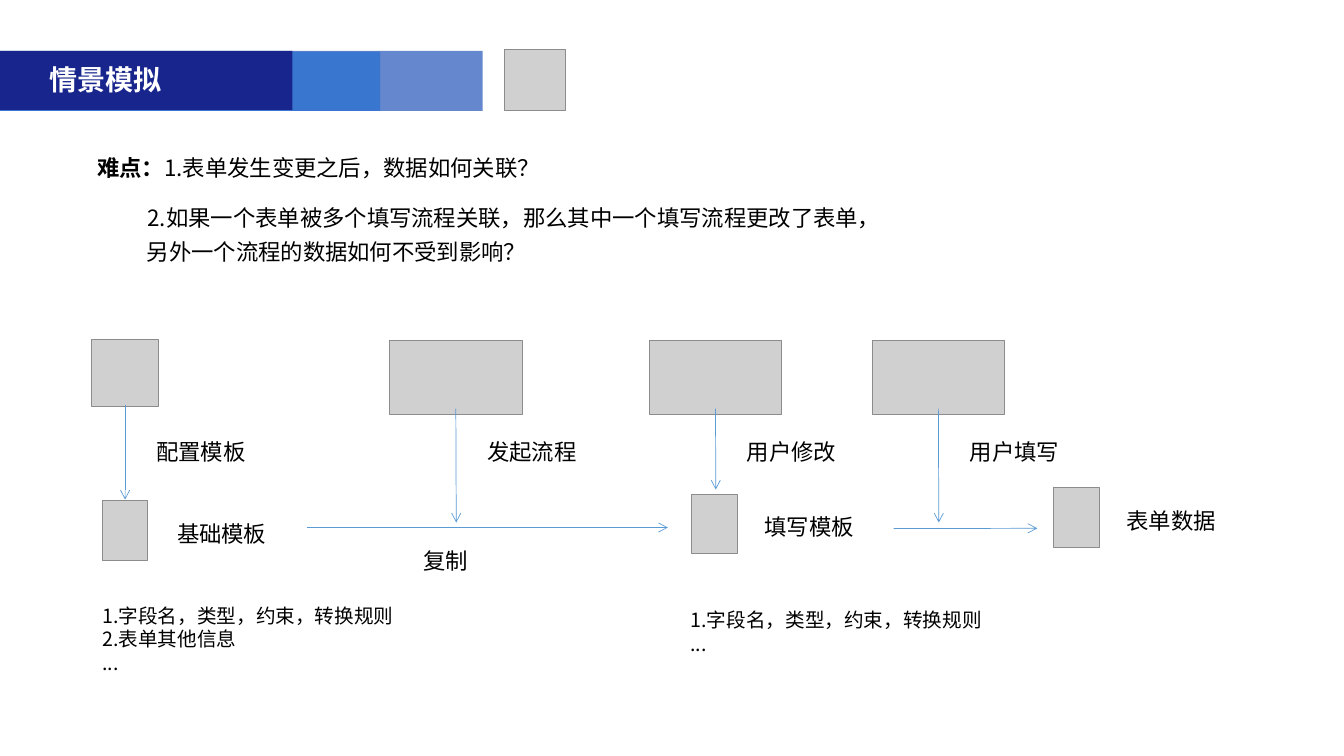
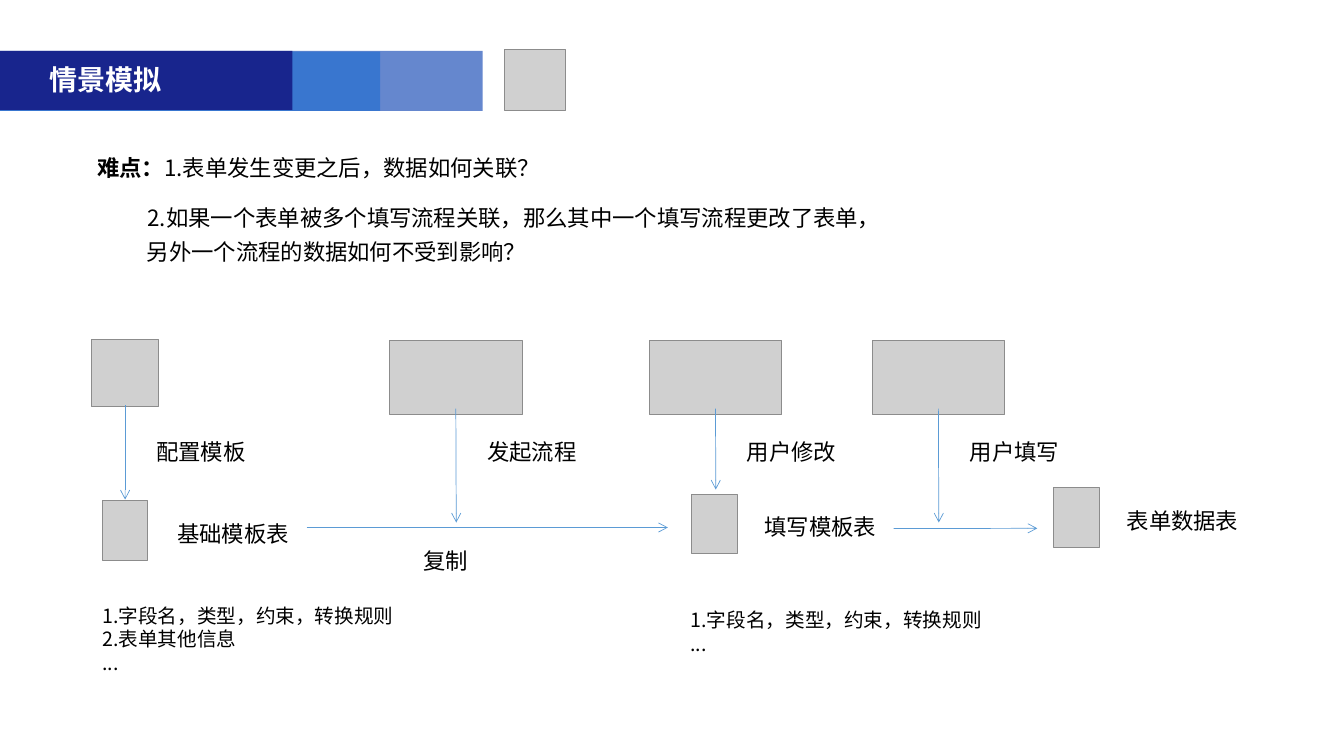
Before and after one commit to liuqiansb/zz, a slide deck: slide 6 of 01385150刘乾.pptx (slide 5 before the commit). Drawn at 1344x756 pixels with LibreOffice and Linux fonts; fonts in the diff are those of the drawing; grey boxes stand for pictures. Boxes give left, top, right and bottom in pixels: in the first picture for what was removed or moved away, otherwise in the second. Text is boxed around its words. In the diff, an @@ line names an element or a change of style, - is before the commit and + after.

```diff
--- a/01385150刘乾.pptx
+++ b/01385150刘乾.pptx
@@ text at box(177, 523, 289, 544): text changed @@
-基础模板
+基础模板表
@@ text at box(764, 516, 876, 537): text changed @@
-填写模板
+填写模板表
@@ text at box(1127, 510, 1239, 531): text changed @@
-表单数据
+表单数据表
```
Also in this commit, not shown: 5 other slides changed.
